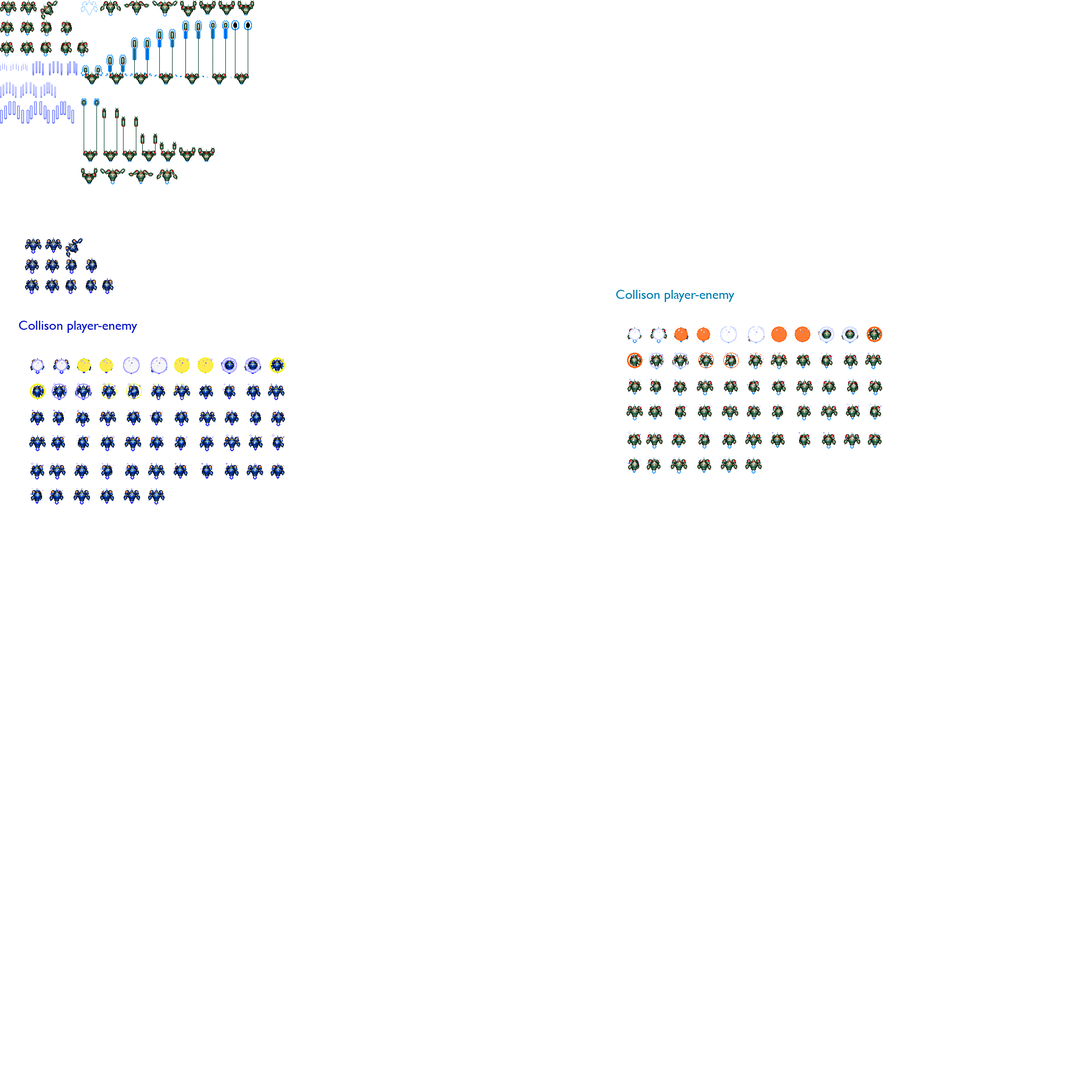
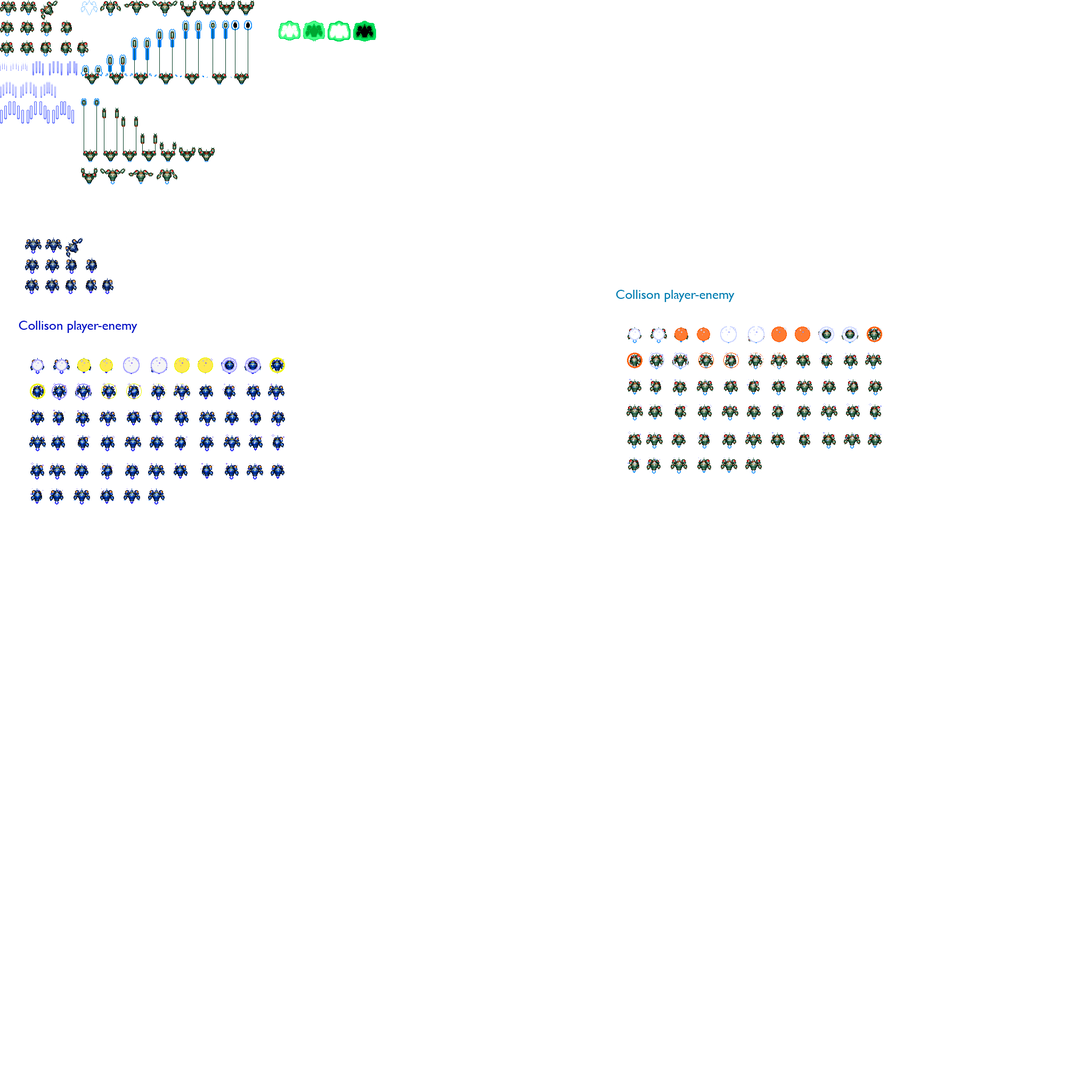
The second 1091x1091 image is a revision of the first. Changes to its layers:
showed "Capa 1", moved it above "Capa 0", painted on it over <box>278,20,377,42</box>
painted on "Capa 0" over <box>278,22,286,40</box>
